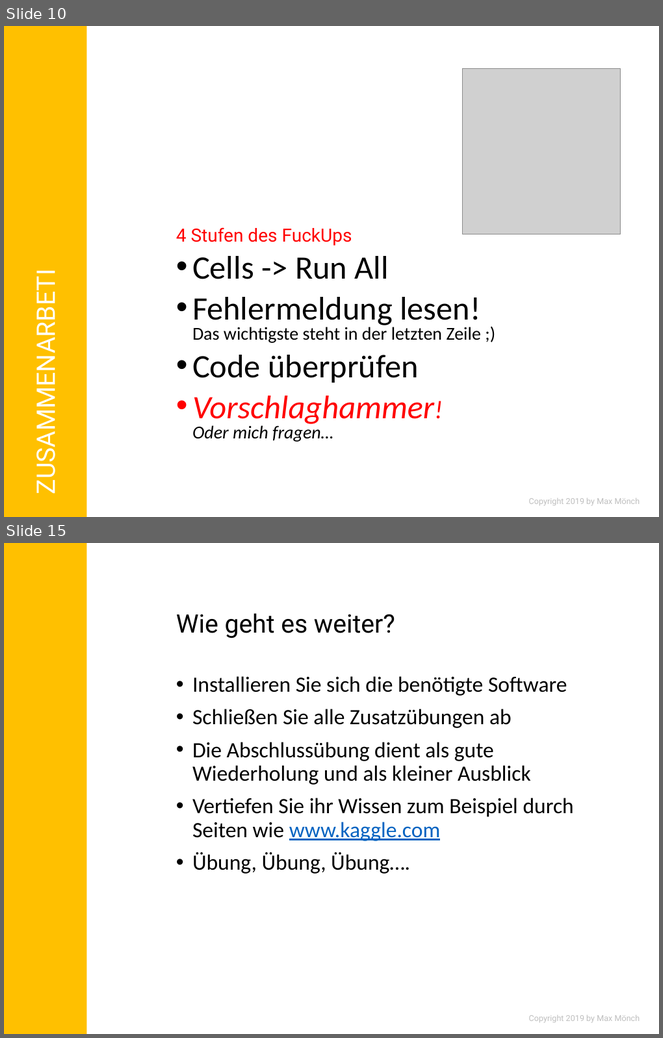
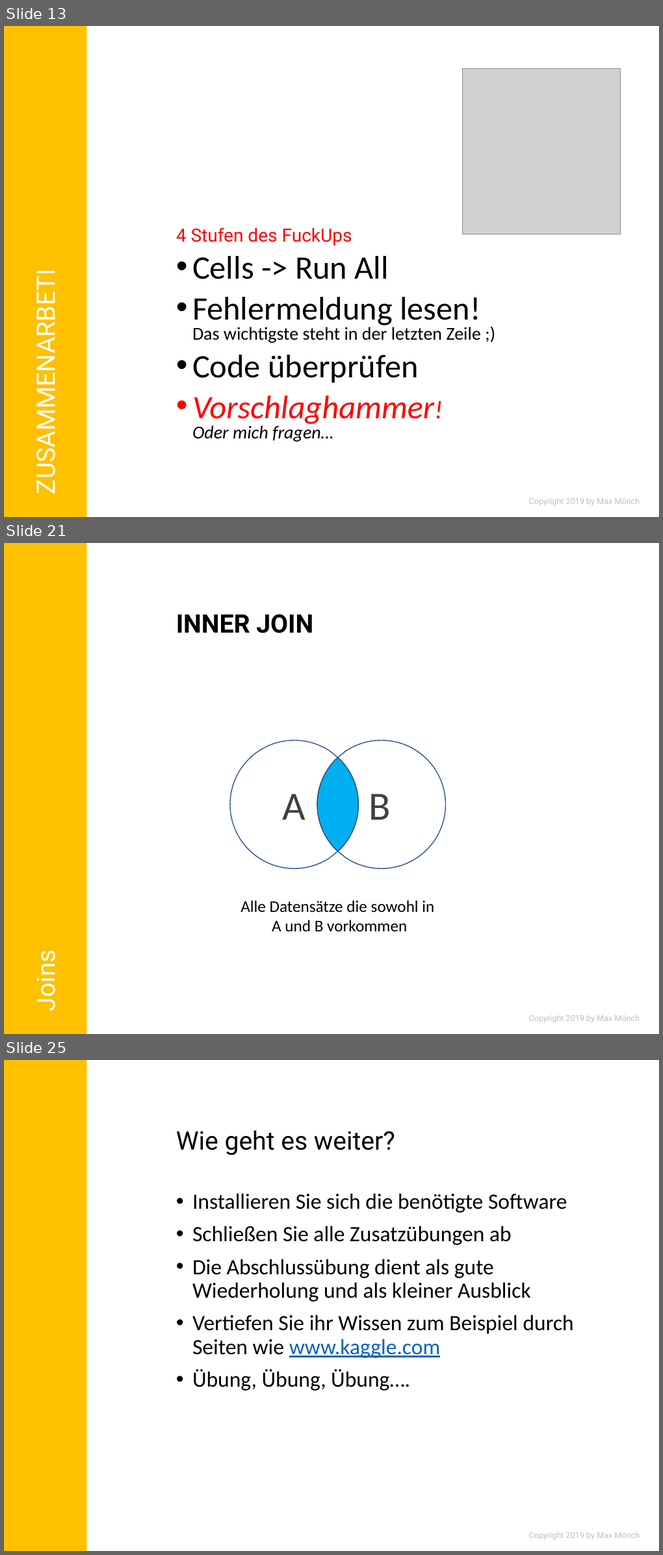
Before and after one commit to MonksterFX/pandas-basic, a slide deck: praesentation/pandas-basic.pptx. Shown one above the other, each under a label of ours: slides 10 and 15 before the commit, slides 13, 21 and 25 after it; the slides between them are not shown. The pictures are 663x1038 and 663x1555 pixels, drawn with LibreOffice and Linux fonts; fonts in the diff are those of the drawing; grey boxes stand for pictures; background and template pictures are left out. Boxes give left, top, right and bottom in pixels: in the first picture for what was removed or moved away, otherwise in the second. Text is boxed around its words. In the diff, an @@ line names an element or a change of style, - is before the commit and + after.

```diff
--- a/praesentation/pandas-basic.pptx
+++ b/praesentation/pandas-basic.pptx
@@ slide 21 added at [4, 543, 659, 1034], background #FFFFFF; not listed: 2 template elements that a slide beside it also shows @@
@@ title added at [176, 614, 313, 633], 28 pt, text #000000, bold @@
+INNER JOIN
@@ freeform shape added at [230, 740, 337, 869], outline #325491 1 pt @@
@@ freeform shape added at [338, 740, 445, 869], outline #325491 1 pt @@
@@ freeform shape added at [317, 758, 358, 852], fill #00B0F0, outline #325491 1 pt @@
@@ text added at [282, 794, 306, 820], 44 pt, text #404040 @@
+A
@@ text added at [369, 794, 391, 820], 44 pt, text #404040 @@
+B
@@ text added at [241, 901, 434, 932], 18 pt, text #000000 @@
+Alle Datensätze die sowohl in
+A und B vorkommen
@@ text added at [28, 956, 62, 1010], 28 pt, text #FFFFFF @@
+Joins
@@ what was slide 10 is now slide 13 @@
@@ what was slide 15 is now slide 25 @@
```
Also in this commit, not shown: 3 slides changed, 9 other slides added, 11 other files.
